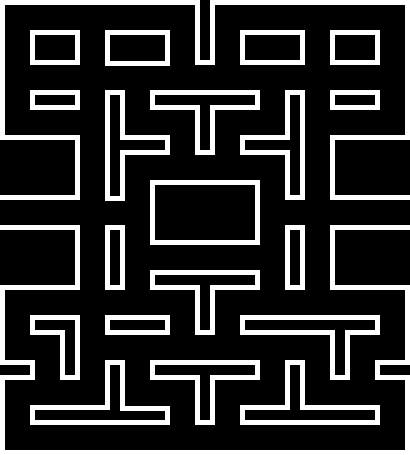
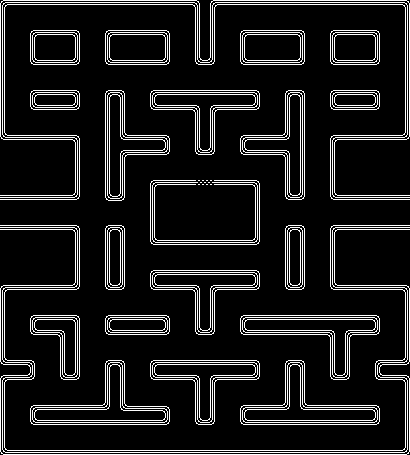
Revision of a layered 410px x 455px image; what changed, layer by layer:
added layer "Fancy copy" above "Fancy" over [0, 0, 410, 455]
hid "Layer #4" over [0, 0, 410, 455]
hid "Layer #3" over [30, 30, 380, 425]
